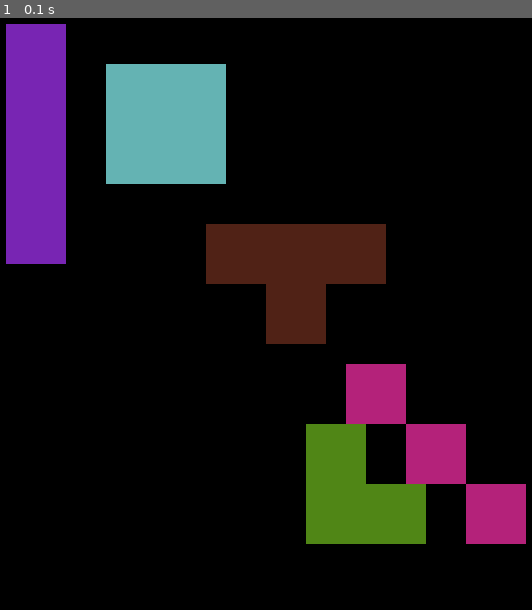
Above: before the commit, frame 1.
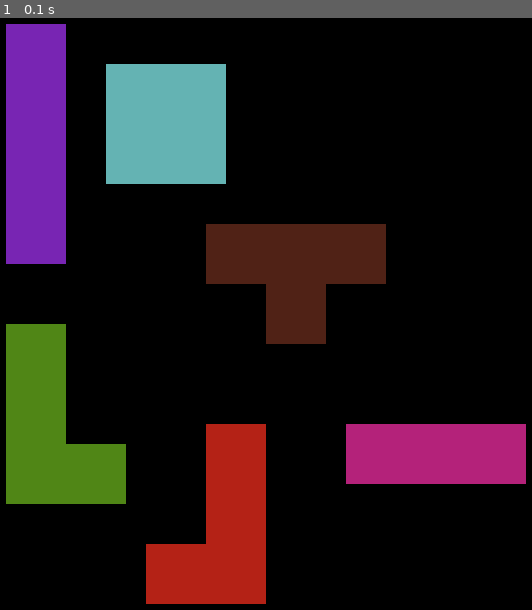
Above: after the commit, the same moment.

Repository: coolryan/TetrisGameWithPygame
Game: pygame game, started from src/main.py
Two runs of this game, one before a commit and one after it. Both use one fixed random seed, a clock stepped at 60 frames per second and the inputs below.
Inputs:
- Up to frame 1 (0.1 s): no input

The runs differ from the first frame. In frame 1, 17% of the frame differs, in the area x 1-99%, y 51-99%.

Commit message:
almost finished teh blocks

Diff:
--- a/src/main.py
+++ b/src/main.py
@@ -101,27 +101,26 @@
 			elif self.type == self.figures[3]:
 				rect1 = pygame.Rect(self.x, self.y, self.width, self.height)
 				rect2 = pygame.Rect(self.x, (self.y+self.height), self.width, self.height)
-				rect3 = pygame.Rect(self.x, (self.y+self.height), self.width, self.height)
-				rect4 = pygame.Rect(self.x, (self.y+self.height), self.width, self.height)
-				rect5 = pygame.Rect((self.x+self.width), (self.y+self.height), self.width, self.height)
-
-				for rect in [rect1, rect2, rect3, rect4, rect5]:
+				rect3 = pygame.Rect(self.x, (self.y+self.height*2), self.width, self.height)
+				rect4 = pygame.Rect((self.x+self.width), (self.y+self.height*2), self.width, self.height)
+
+				for rect in [rect1, rect2, rect3, rect4]:
 					pygame.draw.rect(screen, COLORS[4], rect)
 
 			elif self.type == self.figures[4]:
 				rect1 = pygame.Rect(self.x, self.y, self.width, self.height)
-				rect2 = pygame.Rect((self.x+self.width), (self.y+self.height), self.width, self.height)
-				rect3 = pygame.Rect((self.x+self.width), (self.y+self.height), self.width, self.height)
-				rect4 = pygame.Rect((self.x+self.width), (self.y+self.height), self.width, self.height)
+				rect2 = pygame.Rect(self.x, (self.y+self.height), self.width, self.height)
+				rect3 = pygame.Rect(self.x, (self.y+self.height*2), self.width, self.height)
+				rect4 = pygame.Rect((self.x-self.width), (self.y+self.height*2), self.width, self.height)
 
 				for rect in [rect1, rect2, rect3, rect4]:
 					pygame.draw.rect(screen, COLORS[5], rect)
 
 			elif self.type == self.figures[5]:
 				rect1 = pygame.Rect(self.x, self.y, self.width, self.height)
-				rect2 = pygame.Rect((self.x-self.width), (self.y-self.height), self.width, self.height)
-				rect3 = pygame.Rect((self.x-self.width), (self.y-self.height), self.width, self.height)
-				rect4 = pygame.Rect((self.x+self.width), (self.y+self.height), self.width, self.height)
+				rect2 = pygame.Rect(self.x+self.width, self.y, self.width, self.height)
+				rect3 = pygame.Rect((self.x-self.width), self.y, self.width, self.height)
+				rect4 = pygame.Rect((self.x-self.width), self.y, self.width, self.height)
 
 				for rect in [rect1, rect2, rect3, rect4]:
 					pygame.draw.rect(screen, COLORS[6], rect)
@@ -164,8 +163,8 @@
 				Figure(100, 100, 60, 60, "I_TETROMINO"),
 				Figure(200, 200, 60, 60, "O_TETROMINO"),
 				Figure(300, 300, 60, 60, "T_TETROMINO"),
-				Figure(400, 500, 60, 60, "L_TETROMINO"),
-				# Figure(-100, -100, 60, 60, "J_TETROMINO"),
+				Figure(100, 400, 60, 60, "L_TETROMINO"),
+				Figure(300, 500, 60, 60, "J_TETROMINO"),
 				Figure(500, 500, 60, 60, "S_TETROMINO"),
 				# Figure(-300, -350, 60, 60, "Z_TETROMINO")
 			]
